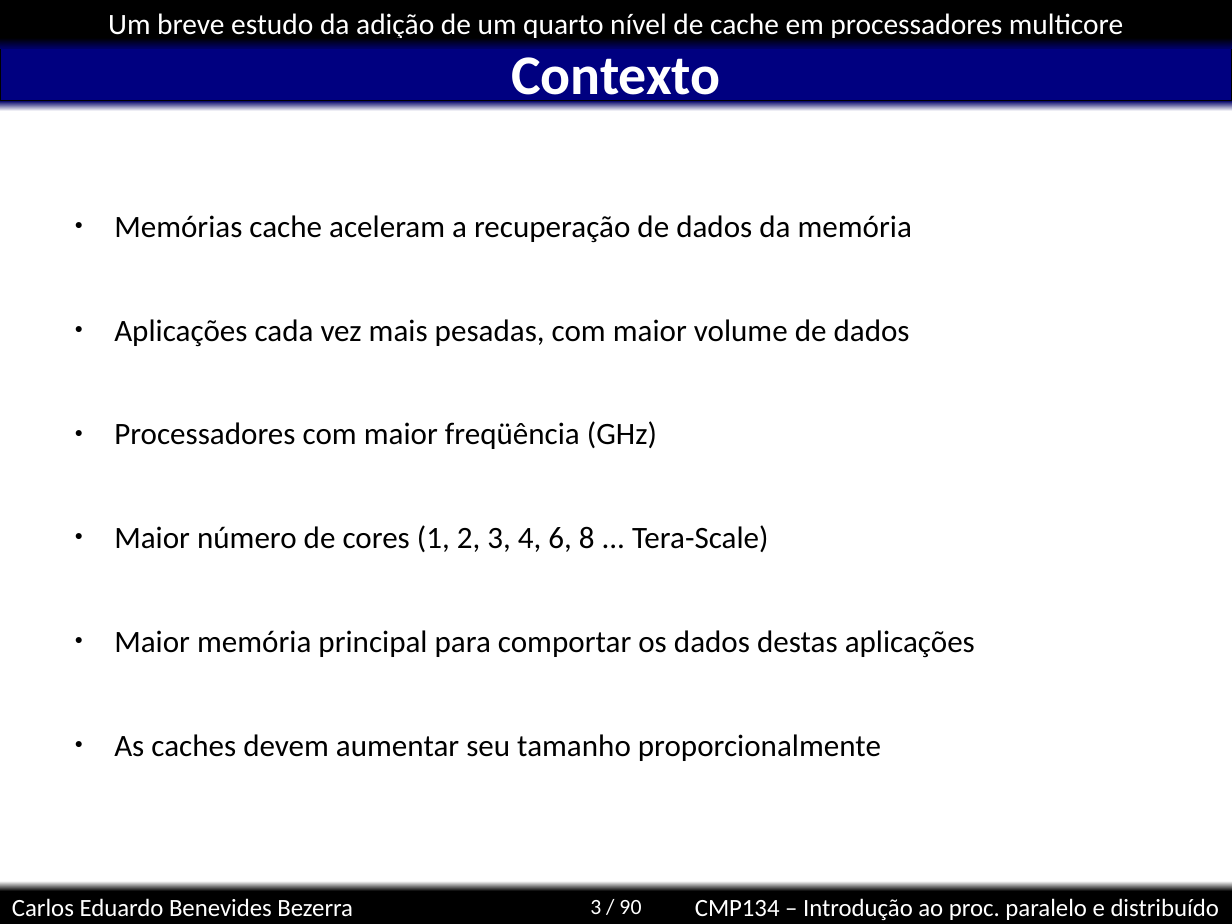
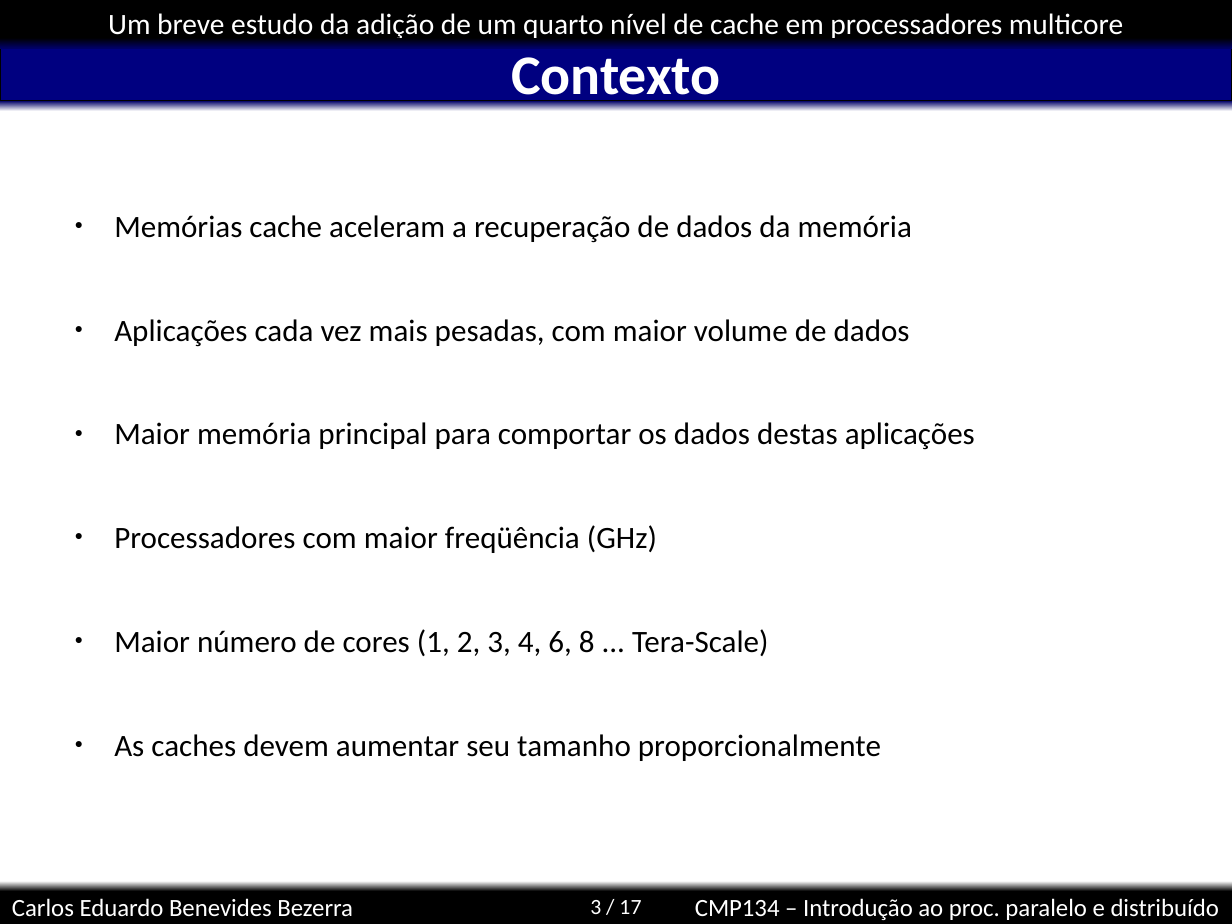
Before and after one commit to kdubezerra/kdubezerra, a slide deck: slide 3 of disciplinas/cmp134/simics/carloseduardo.ppt. Drawn at 1232x924 pixels with LibreOffice and Linux fonts; fonts in the diff are those of the drawing; background and template pictures are left out. Boxes give left, top, right and bottom in pixels: in the first picture for what was removed or moved away, otherwise in the second. Text is boxed around its words. In the diff, an @@ line names an element or a change of style, - is before the commit and + after.

```diff
--- a/disciplinas/cmp134/simics/carloseduardo.ppt
+++ b/disciplinas/cmp134/simics/carloseduardo.ppt
@@ text at (114,422,975,450): paragraph added @@
+● Maior memória principal para comportar os dados destas aplicações
@@ text at (114,630,975,658): paragraph removed @@
-● Maior memória principal para comportar os dados destas aplicações
@@ page number at (590,900,641,914): text changed @@
-3 / 90
+3 / 17
```
Also in this commit, not shown: 6 other slides changed, 8 slides added, 2 other files.
